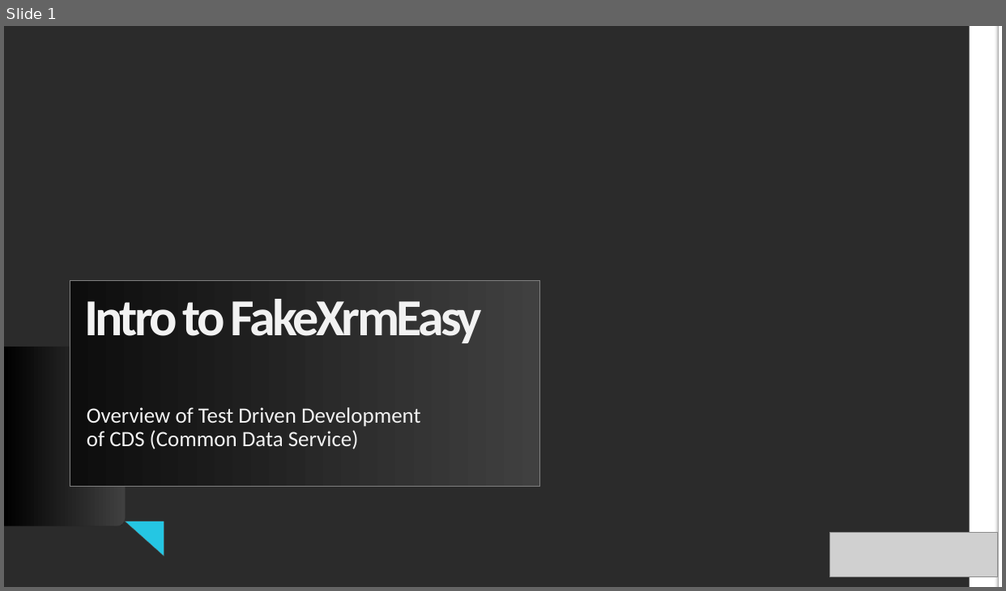
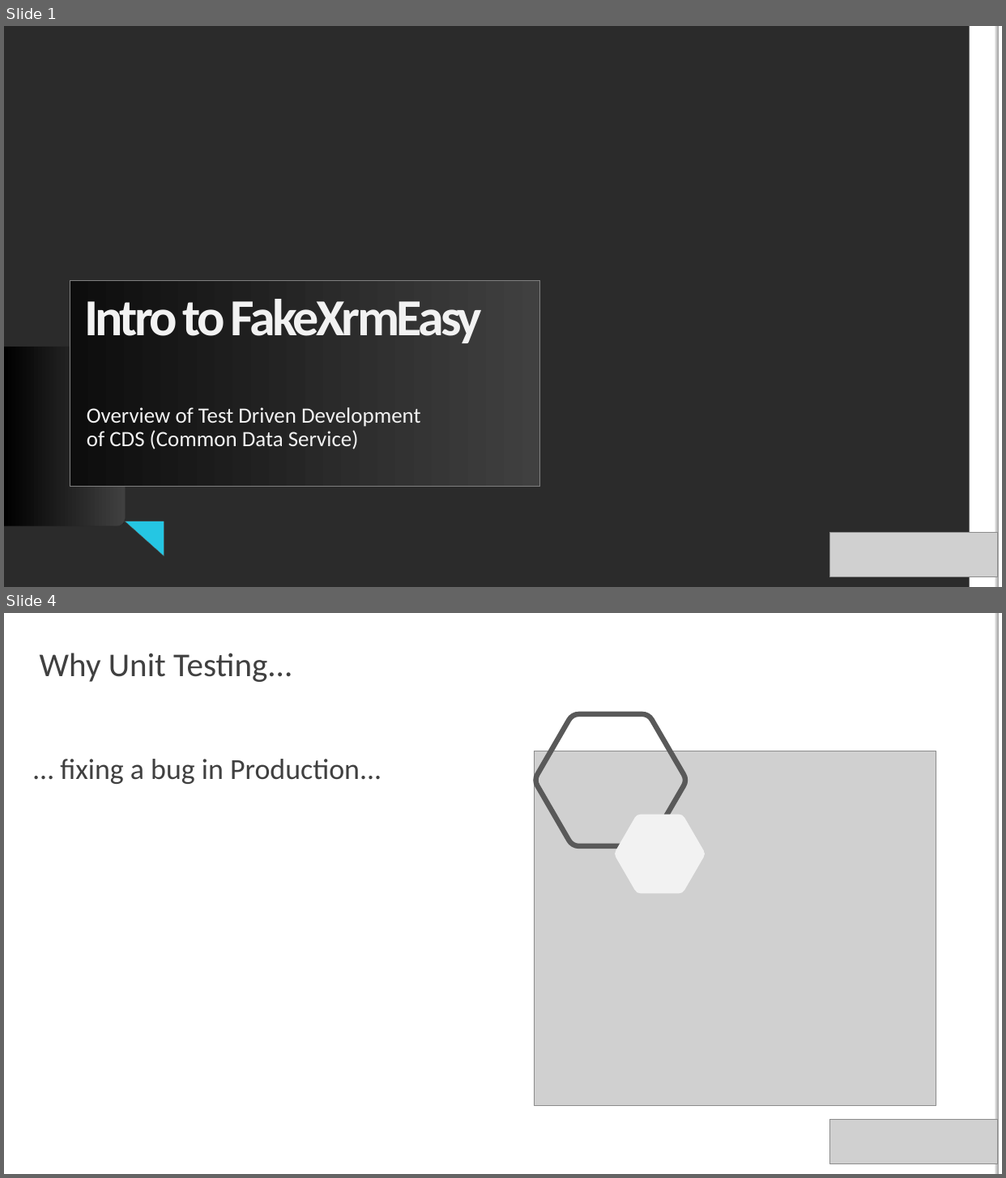
Before and after one commit to DynamicsValue/malaysia-bizappug-intro-to-fake-xrm-easy, a slide deck: Slides.pptx. Shown one above the other, each under a label of ours: slide 1 before the commit, slides 1 and 4 after it; the slides between them are not shown. The pictures are 1006x591 and 1006x1178 pixels, drawn with LibreOffice and Linux fonts; fonts in the diff are those of the drawing; grey boxes stand for pictures; background and template pictures are left out; a plain dark background stands for a picture behind light text. Boxes give left, top, right and bottom in pixels: in the first picture for what was removed or moved away, otherwise in the second. Text is boxed around its words. In the diff, an @@ line names an element or a change of style, - is before the commit and + after.

```diff
--- a/Slides.pptx
+++ b/Slides.pptx
@@ slide 4 added at bbox=[4, 613, 1002, 1174], background #FFFFFF; not listed: 2 template elements that a slide beside it also shows @@
@@ text added at bbox=[40, 653, 292, 682], 32 pt, text #404040 @@
+Why Unit Testing...
@@ freeform shape added at bbox=[535, 714, 686, 845], outline #595959 4.99 pt @@
@@ picture added at bbox=[535, 751, 936, 1105] @@
@@ text added at bbox=[60, 759, 381, 784], 28 pt, text #404040 @@
+… fixing a bug in Production...
@@ freeform shape added at bbox=[615, 815, 705, 894], fill #F2F2F2 @@
@@ picture added at bbox=[829, 1120, 997, 1165] @@
```
Also in this commit, not shown: 1 slide changed, 8 other slides added, 7 slides removed, 1 other file.
